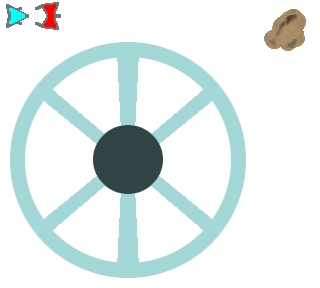
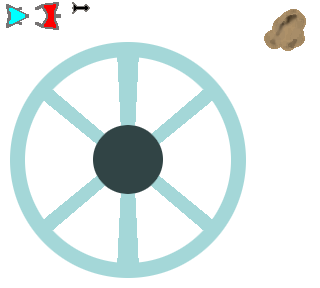
The second w=320, h=288 image is a revision of the first. Changes to its layers:
painted on "Background" over (x1=72, y1=2, x2=90, y2=14)
